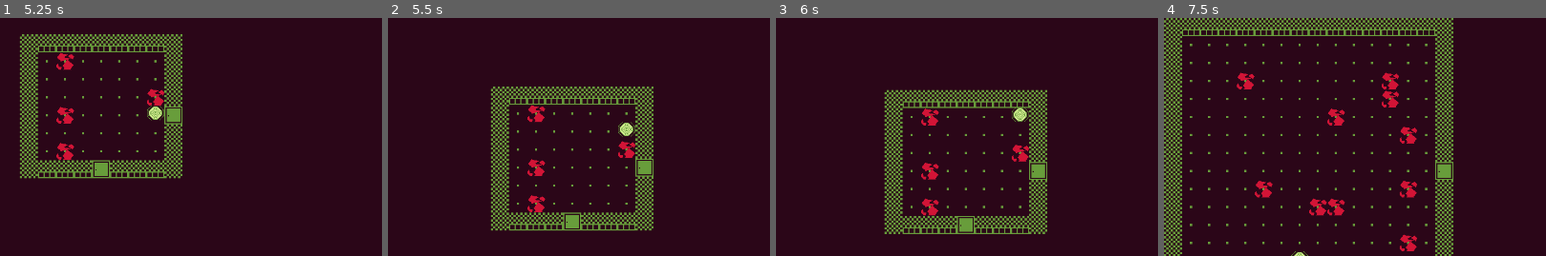
Above: before the commit, frames 1-4 (left to right).
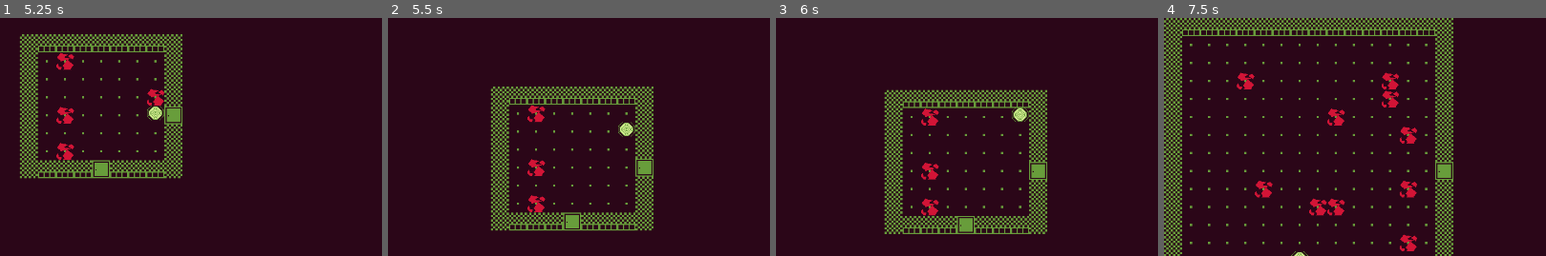
Above: after the commit, the same moments.

Repository: EmilBabazade/rouge-cleaner
Game: Godot game, scene res://scenes/main/main.tscn
Two runs of this game, one before a commit and one after it. Both use one fixed random seed, a clock stepped at 60 frames per second and the inputs below.
Inputs:
- Up to frame 1 (5.25 s): tap Enter at 0.5, 4.25 s; hold W (up) 0.53-2.03 s; tap Space (clean, bound only after the commit) at 0.6, 1.55, 2.3, 2.85, 3.5, 3.6, 4.55, 5 s; tap R (generate) at 1.35, 4.35 s; hold A (left) 2.03-3.53 s; tap Z (zoom) at 2.1, 5.1 s; hold S (down) 3.53-4.28 s; hold D (right) 4.28-5.03 s; hold W (up) from 5.03 s (still down)
- Up to frame 2 (5.5 s): keep holding W (up); tap Space (clean, bound only after the commit) at 5.3 s
- Up to frame 3 (6 s): release W (up) at 5.78 s; hold D (right) from 5.78 s (still down); tap Space (clean, bound only after the commit) at 5.85 s
- Up to frame 4 (7.5 s): keep holding D (right); tap Enter at 6.5 s; tap Space (clean, bound only after the commit) at 6.6, 7.25 s; tap R (generate) at 7.35 s
The pictures show only the part of the screen within x 0-50%, y 0-50%; the shares and areas given below are measured in that part.

Frame 1 is identical in both runs. In frame 2, 0.2% of the frame differs, in the area x 60-65%, y 51-59%; in frame 3, 0.2%, in the area x 61-67%, y 53-61%; in frame 4, nothing differs.

Commit message:
eating dirt

Diff:
--- a/project.godot
+++ b/project.godot
@@ -78,6 +78,11 @@
 "events": [Object(InputEventKey,"resource_local_to_scene":false,"resource_name":"","device":-1,"window_id":0,"alt_press …(192 unchanged characters)…
 ]
 }
+clean={
+"deadzone": 0.2,
+"events": [Object(InputEventKey,"resource_local_to_scene":false,"resource_name":"","device":-1,"window_id":0,"alt_pressed":false,"shift_pressed":false,"ctrl_pressed":false,"meta_pressed":false,"pressed":false,"keycode":0,"physical_keycode":32,"key_label":0,"unicode":32,"location":0,"echo":false,"script":null)
+]
+}
 
 [layer_names]
 
--- a/scenes/dirt/dirt.gd
+++ b/scenes/dirt/dirt.gd
@@ -1,2 +1,7 @@
 extends Area2D
 class_name Dirt
+
+
+#func _on_body_entered(body: Node2D) -> void:
+	#if body is Player:
+		#queue_free.call_deferred()
--- a/scenes/dirt/dirt.tscn
+++ b/scenes/dirt/dirt.tscn
@@ -17,3 +17,5 @@
 
 [node name="CollisionShape2D" type="CollisionShape2D" parent="."]
 shape = SubResource("RectangleShape2D_urtws")
+
+[connection signal="body_entered" from="." to="." method="_on_body_entered"]
--- a/scenes/player/player.gd
+++ b/scenes/player/player.gd
@@ -12,8 +12,10 @@
 var repeat_timer := 0.0
 var first_repeat := true
 
+@onready var cleaning_area: Area2D = $CleaningArea
 
 func _process(delta: float) -> void:
+#	movement
 	var dir := _read_dir()
 	if dir != Vector2.ZERO:
 		if dir != held_dir:
@@ -27,6 +29,12 @@
 				_try_step(dir)
 	else:
 		held_dir = Vector2.ZERO
+#	cleaning
+	if Input.is_action_just_pressed("clean"):
+		var areas := cleaning_area.get_overlapping_areas()
+		for area in areas:
+			if area.is_in_group("dirt"):
+				area.queue_free.call_deferred()
 
 func _read_dir() -> Vector2:
 	if Input.is_action_pressed("left"):
--- a/scenes/player/player.tscn
+++ b/scenes/player/player.tscn
@@ -1,9 +1,12 @@
-[gd_scene load_steps=4 format=3 uid="uid://b16eieqgokxtu"]
+[gd_scene load_steps=5 format=3 uid="uid://b16eieqgokxtu"]
 
 [ext_resource type="Texture2D" uid="uid://c6cmxjrqdxqcq" path="res://assets/tileset/player.png" id="1_8afob"]
 [ext_resource type="Script" uid="uid://btwxg05tirda7" path="res://scenes/player/player.gd" id="1_dovo2"]
 
 [sub_resource type="RectangleShape2D" id="RectangleShape2D_dovo2"]
+size = Vector2(8, 8)
+
+[sub_resource type="RectangleShape2D" id="RectangleShape2D_gmlin"]
 size = Vector2(8, 8)
 
 [node name="Player" type="AnimatableBody2D"]
@@ -19,3 +22,11 @@
 position = Vector2(-1.1920929e-07, -2)
 rotation = 1.5707964
 shape = SubResource("RectangleShape2D_dovo2")
+
+[node name="CleaningArea" type="Area2D" parent="."]
+collision_mask = 8
+
+[node name="CollisionShape2D" type="CollisionShape2D" parent="CleaningArea"]
+position = Vector2(0, -2)
+shape = SubResource("RectangleShape2D_gmlin")
+debug_color = Color(0.717331, 0.4230309, 0.61372447, 0.41960785)
